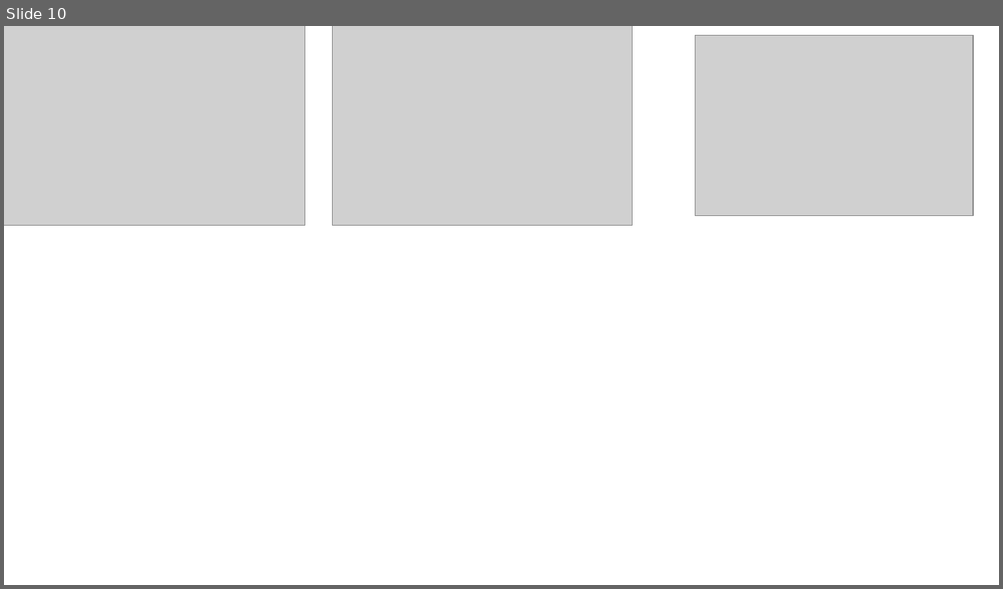
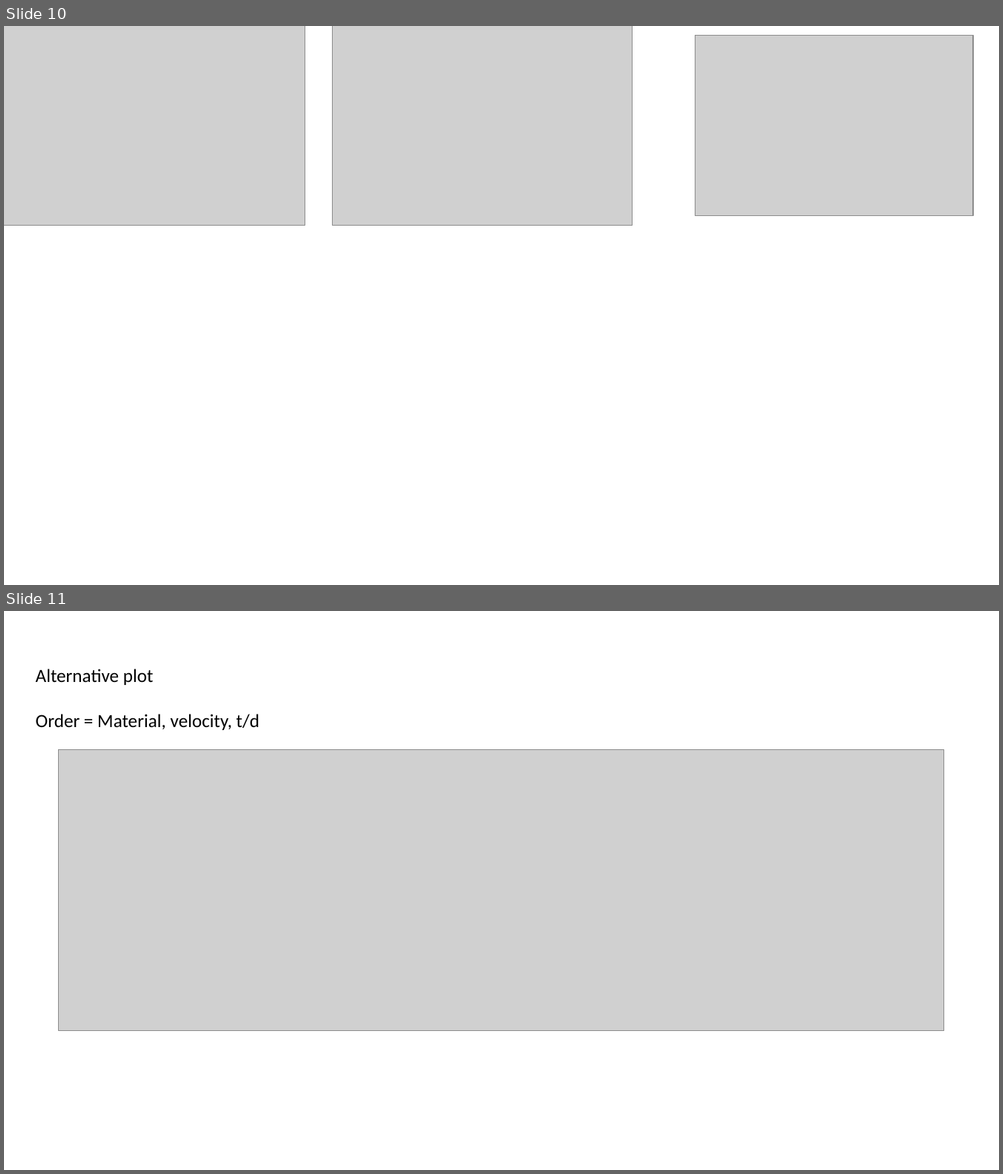
Before and after one commit to amoudes/HVI, a slide deck: Results_Presentation.pptx. Shown one above the other, each under a label of ours: slide 10 before the commit, slides 10 and 11 after it. The pictures are 1003x589 and 1003x1174 pixels, drawn with LibreOffice and Linux fonts; fonts in the diff are those of the drawing; grey boxes stand for pictures. Boxes give left, top, right and bottom in pixels: in the first picture for what was removed or moved away, otherwise in the second. Text is boxed around its words. In the diff, an @@ line names an element or a change of style, - is before the commit and + after.

```diff
--- a/Results_Presentation.pptx
+++ b/Results_Presentation.pptx
@@ slide 11 added at (4, 611, 999, 1170), background #FFFFFF @@
@@ text added at (36, 669, 259, 730), 18 pt, text #000000 @@
+Alternative plot
+Order = Material, velocity, t/d
@@ picture added at (59, 750, 943, 1031) @@
```
Also in this commit, not shown: 1 slide changed, 1 other slide added, 1 slide removed, 3 other files.
